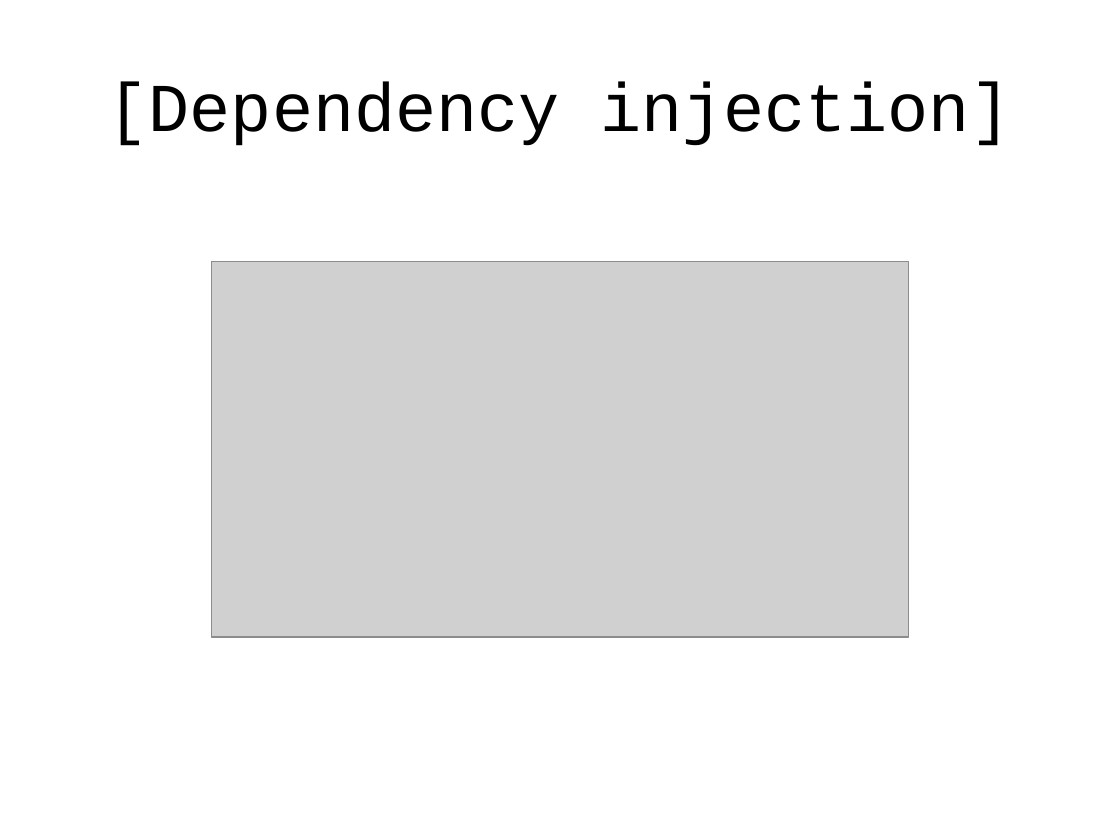
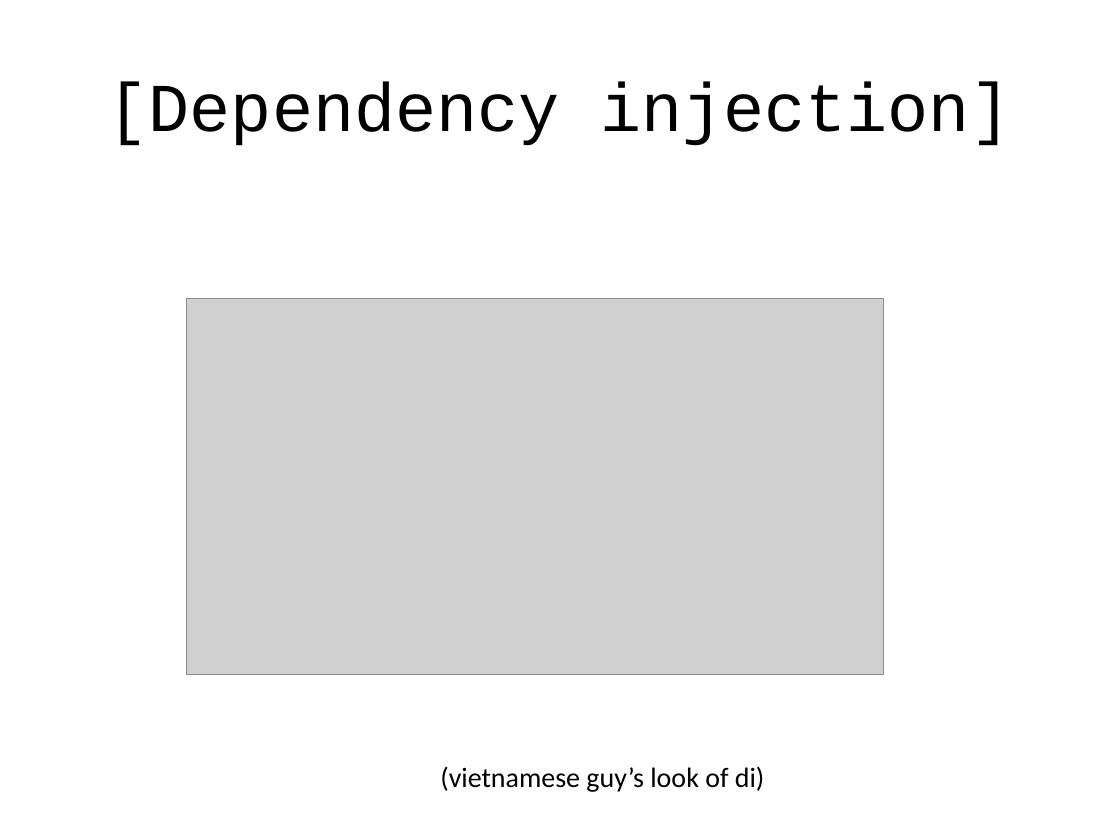
Before and after one commit to alexeymatveevp/angularjs-course, a slide deck: slide 14 of docs/02_ng_basics_followup.pptx (slide 12 before the commit). Drawn at 1120x840 pixels with LibreOffice and Linux fonts; fonts in the diff are those of the drawing; grey boxes stand for pictures. Boxes give left, top, right and bottom in pixels: in the first picture for what was removed or moved away, otherwise in the second. Text is boxed around its words. In the diff, an @@ line names an element or a change of style, - is before the commit and + after.

```diff
--- a/docs/02_ng_basics_followup.pptx
+++ b/docs/02_ng_basics_followup.pptx
@@ picture: place and size @@
-picture at <box>212,261,908,636</box>
+picture at <box>187,299,884,674</box>
@@ text added at <box>440,766,765,792</box>, 18 pt, text #000000 @@
+(vietnamese guy’s look of di)
```
Also in this commit, not shown: 3 other slides changed, 2 slides added, 1 slide removed, 4 other files.
